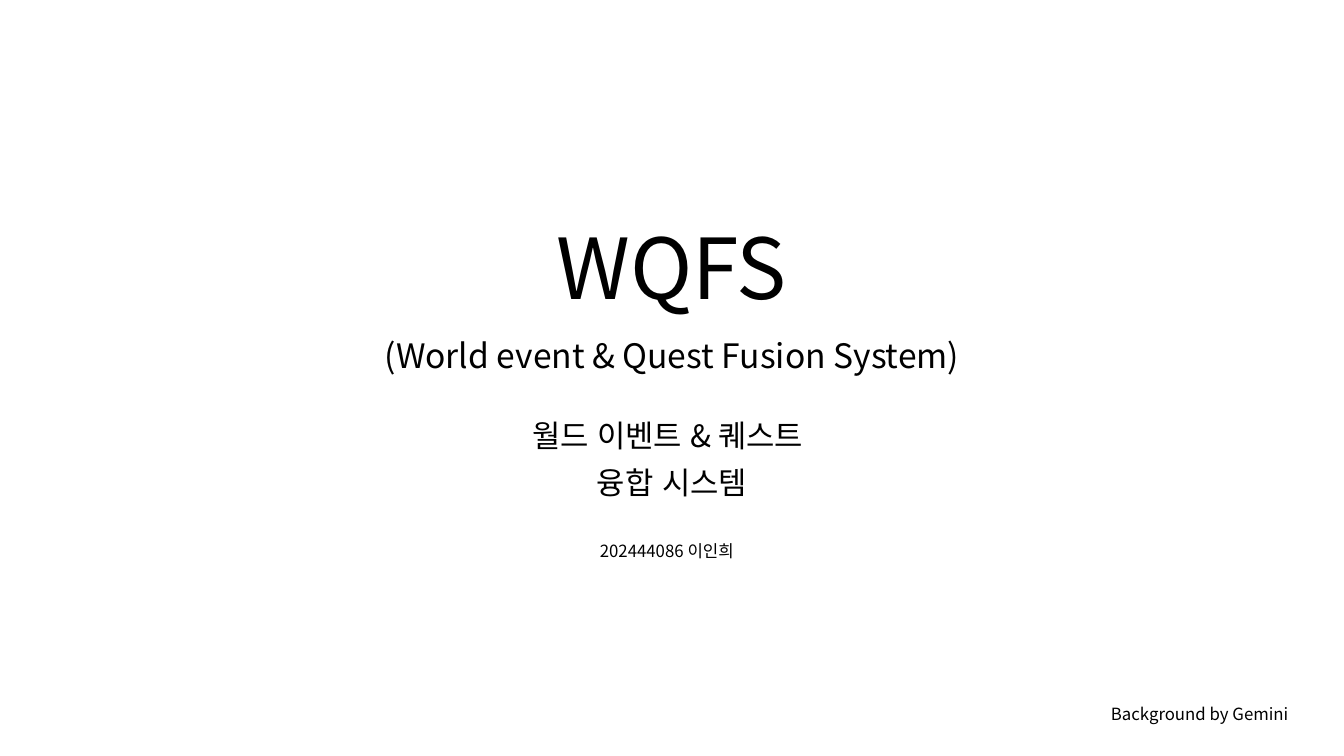
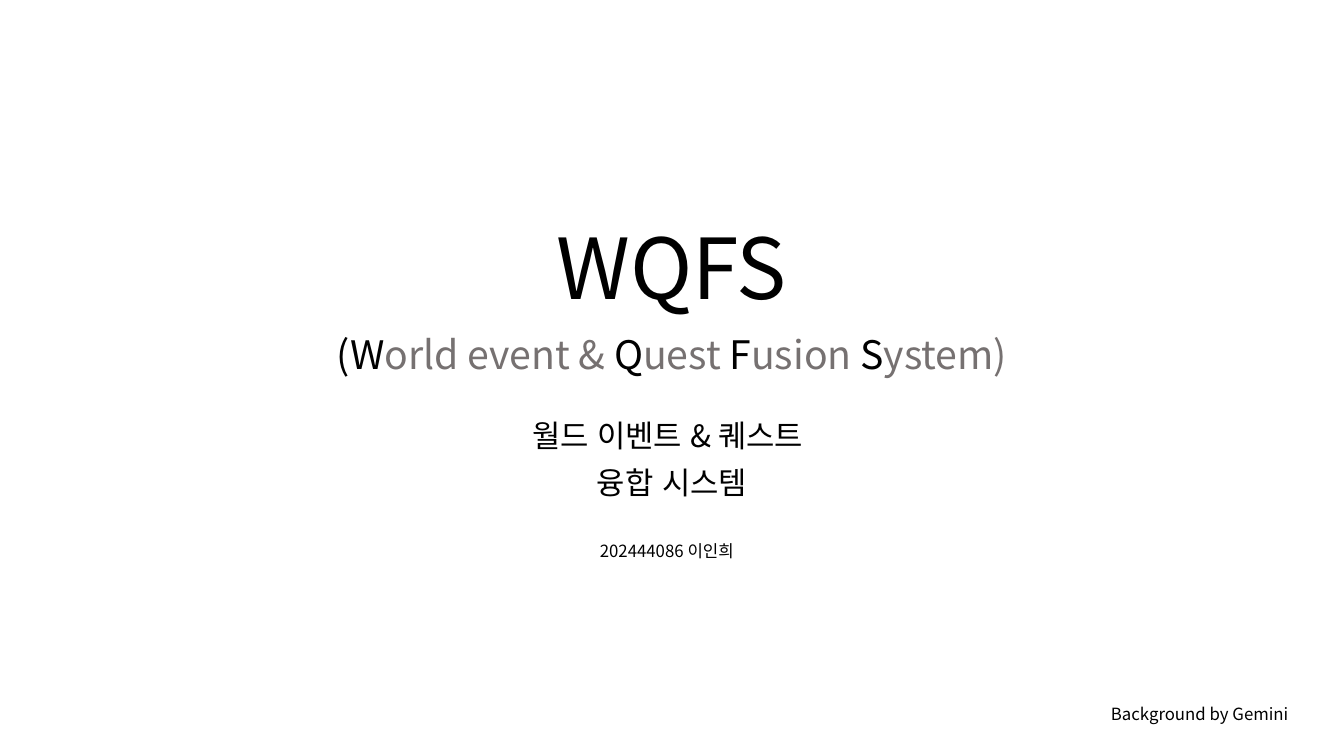
Before and after one commit to rennOobayashi/WQFS, a slide deck: slide 1 of WQFS.pptx. Drawn at 1344x756 pixels with LibreOffice and Linux fonts; fonts in the diff are those of the drawing; background and template pictures are left out. Boxes give left, top, right and bottom in pixels: in the first picture for what was removed or moved away, otherwise in the second. Text is boxed around its words. In the diff, an @@ line names an element or a change of style, - is before the commit and + after.

Commit message:
v0.14 WQFS class setup

```diff
--- a/WQFS.pptx
+++ b/WQFS.pptx
@@ subtitle "(World event & Quest Fusion ..." at box(337, 337, 1006, 378): size 24 to 28 pt; text colour #000000 to #767171 in "(World event & Quest Fusion System)" @@
```
Also in this commit, not shown: 1 other file.
